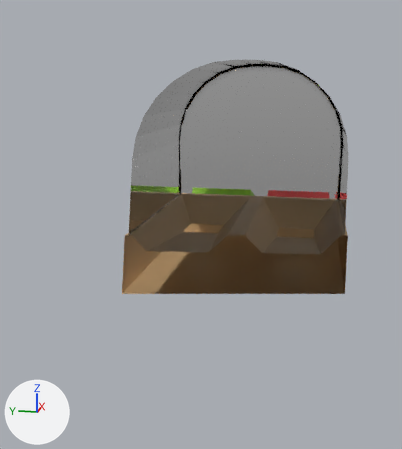
What one commit did to the Blender file src/assets/table.blend.
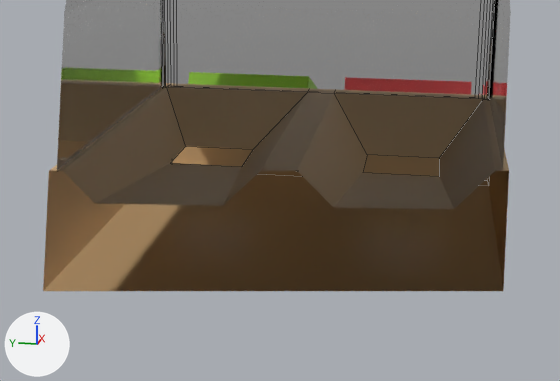
There are two pictures of each version: one whole from a camera (50 mm lens) standing at (-6.72, -0.98, 2.35) and looking at (0.85, 0.54, 0.45), one close up on the part from 25% to 93% of the width and 34% to 75% of the height. Lighting does not change. The marker at lower left points along +X, +Y and +Z. The close-ups show mesh edges as thin lines. Everything nearer to the camera than a plane just in front of the edit is cut away.

The first close-up shows 'Glass', 'Table'.
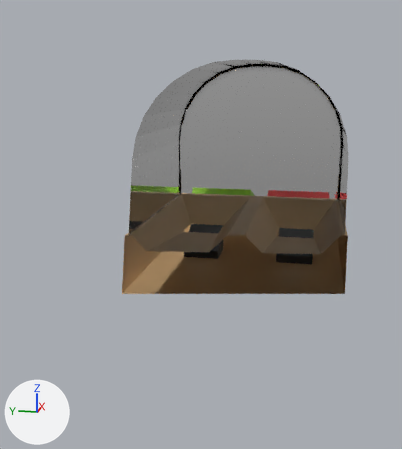
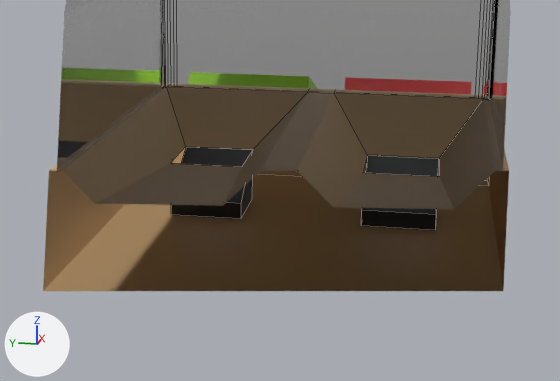
Commit message: feat: adding propulsor

Changed parts and their boxes (x1, y1, x2, y2) in the close-ups (560 x 381 px):
'Propulsor A', added (black): after (361, 155, 439, 230)
'Propulsor B', added (black): after (171, 147, 253, 219)

Edits to the bpy script that builds the scene:
```text
Add mat_black:
    mat_black = principled_material('Black')
    mat_black.base_color = (0.0, 0.0, 0.0)  # black #000000
Add me_cube_007:
    me_cube_007.from_pydata([(-0.5, -0.5, -0.5), (-0.5, 0.5, -0.5), (0.5, -0.5, -0.5), (0.5, 0.5, -0.5), (-0.5, -0.5, -0.278), (-0.5, 0.5, -0.278), (0.5, 0.5, 0.25), (0.5, -0.5, 0.25)], [], [(6, 5, 4, 7), (1, 3, 2, 0), (3, 6, 7, 2), (1, 5, 6, 3), (0, 4, 5, 1), (2, 7, 4, 0)])
    me_cube_007.materials.append(mat_black)  # black #000000
Add ob_propulsor_a:
    ob_propulsor_a = bpy.data.objects.new('Propulsor A', me_cube_007)
    ob_propulsor_a.location = (2.259, -0.765, -0.11)
    ob_propulsor_a.scale = (0.573, 0.573, 0.573)
Add ob_propulsor_b:
    ob_propulsor_b = bpy.data.objects.new('Propulsor B', me_cube_007.copy())
    ob_propulsor_b.location = (2.259, 0.764, -0.11)
    ob_propulsor_b.scale = (0.573, 0.573, 0.573)
```
